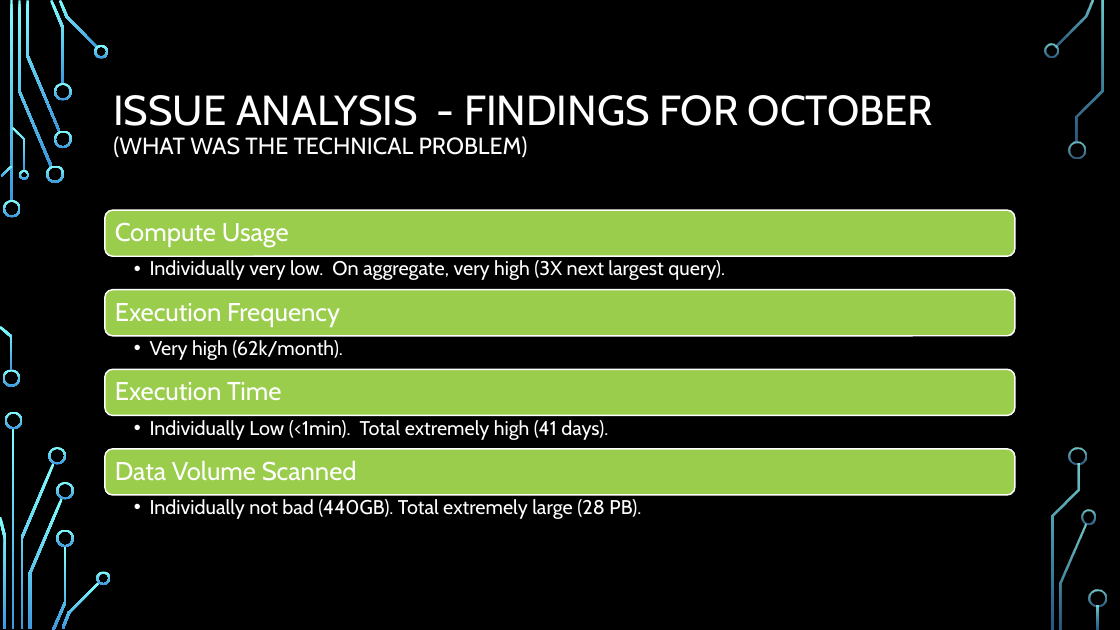
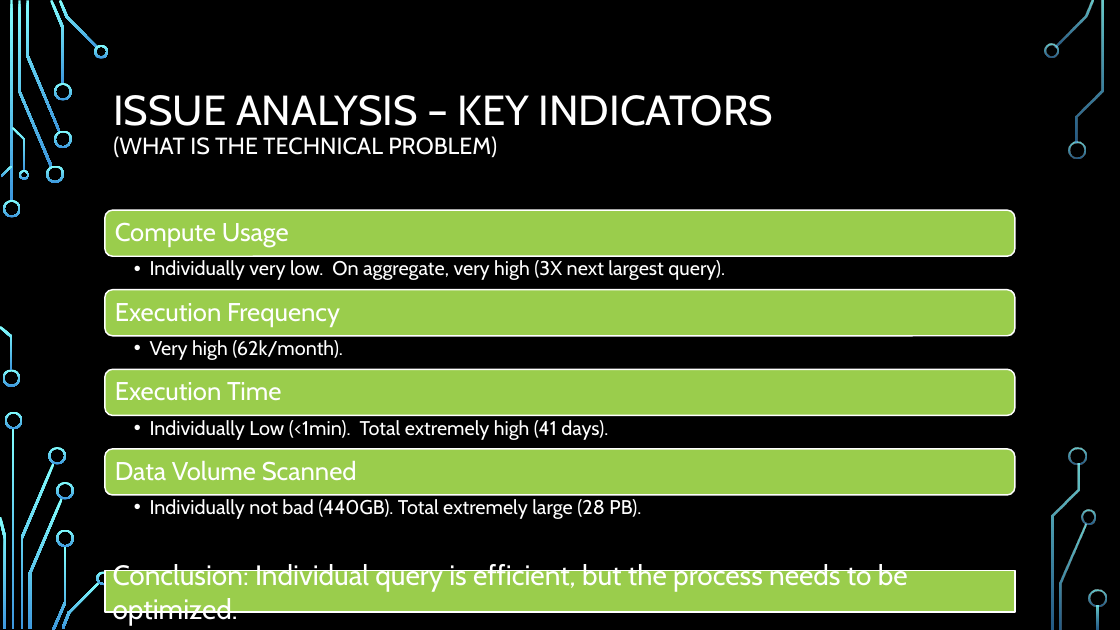
Before and after one commit to GitKlip/portfolio, a slide deck: slide 4 of disney/SnowflakeOptimization-CrossoverTitles.pptx (slide 5 before the commit). Drawn at 1120x630 pixels with LibreOffice and Linux fonts; fonts in the diff are those of the drawing; background and template pictures are left out. Boxes give left, top, right and bottom in pixels: in the first picture for what was removed or moved away, otherwise in the second. Text is boxed around its words. In the diff, an @@ line names an element or a change of style, - is before the commit and + after.

```diff
--- a/disney/SnowflakeOptimization-CrossoverTitles.pptx
+++ b/disney/SnowflakeOptimization-CrossoverTitles.pptx
@@ title at [113, 95, 773, 158]: text changed @@
-ISSUE ANALYSIS - FINDINGS FOR OCTOBER
-(WHAT WAS THE TECHNICAL PROBLEM)
+ISSUE ANALYSIS – KEY INDICATORS
+(WHAT IS THE TECHNICAL PROBLEM)
@@ rectangle added at [105, 571, 1015, 613], fill #9ACD4C, outline #FFFFFF 1.25 pt, 24 pt, text #FFFFFF @@
+Conclusion: Individual query is efficient, but the process needs to be optimized.
```
Also in this commit, not shown: 1 other slide changed, 3 slides added, 5 slides removed, 1 other file.
